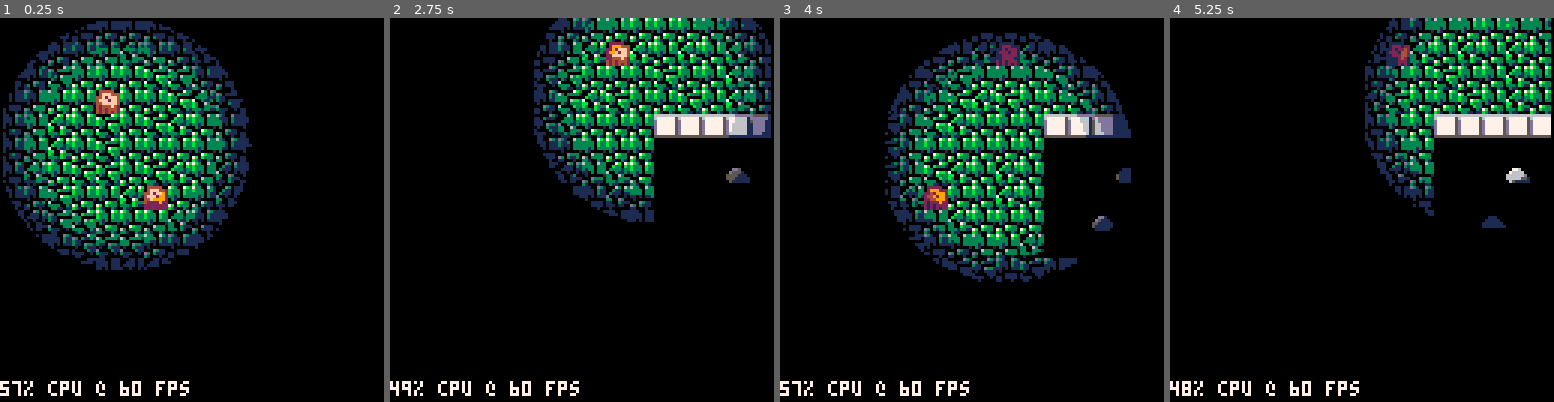
Above: before the commit, frames 1-4 (left to right).
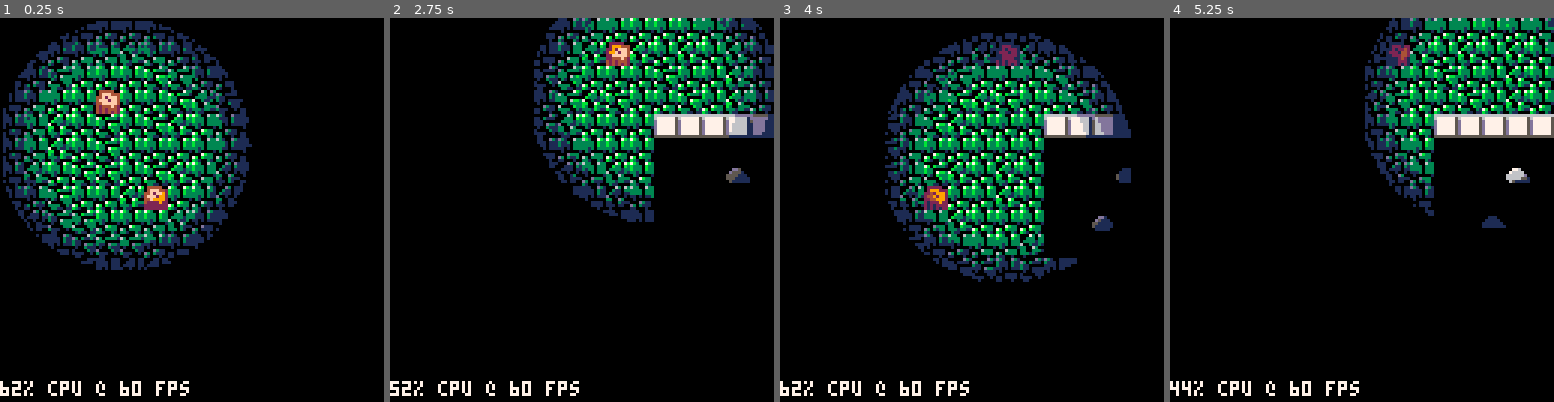
Above: after the commit, the same moments.

Repository: bardunbar/pico8-projects
Game: PICO-8 cartridge carts/tremble/tremble.p8
Two runs of this game, one before a commit and one after it. Both use one fixed random seed, a clock stepped at 60 frames per second and the inputs below.
Inputs:
- Up to frame 1 (0.25 s): no input
- Up to frame 2 (2.75 s): hold Right 1.6-2.1 s; hold Up 2.15-2.42 s; hold Right from 2.47 s (still down)
- Up to frame 3 (4 s): release Right at 3.03 s; hold Left 3.08-3.58 s; hold Down 3.63-3.97 s
- Up to frame 4 (5.25 s): hold Right 4.02-4.68 s; hold Up 4.73-5.03 s; hold Left from 5.08 s (still down)

The runs differ from the first frame. In frame 1, less than 0.1% of the frame differs, in the area x 0-6%, y 94-99%; in frame 2, 0.2%; in frame 3, less than 0.1%; in frame 4, 0.2%, in the area x 3-100%, y 0-99%.

Commit message:
Latest light updates

Diff:
--- a/carts/tremble/tremble.p8
+++ b/carts/tremble/tremble.p8
@@ -100,36 +100,66 @@
 brkpts={}
 
 function gen_fill_light(light_x, light_y, brightness)
-  local l_brightness, fills = brightness, light_fills
+  local l_brightness, fills = brightness * brightness, light_fills
   return function(sx, ex, y)
     -- Transform the coordinates into the light's frame
     local lsx, lex, ly = sx - light_x, ex - light_x, y - light_y
     -- Per line flicker (TODO)
-    local b = l_brightness
+    local b = l_brightness --* (rnd(0.16) + 0.92)
 
     local brightest_level = 1
     local y_sqr = ly * ly
-    for level = 5, 1, -1 do
-      local l_range = light_range[level]
-      local x_sqr = l_range - y_sqr
-      if x_sqr > 0 then
-        brkpts[level] = _sqrt[x_sqr]
-      else
-        brightest_level = level + 1
+    local s_range, e_range = y_sqr + (lsx * lsx), y_sqr + (lex * lex)
+    local lv_start, lv_end
+
+    -- Find the start and end light levels for the start and end of the line
+    for level = 5, 0, -1 do
+      local r = (light_range[level] * b) & 0xffff
+      if not lv_start and s_range >= r then
+        lv_start = level + 1
+        if (lv_end) break
+      end
+      if not lv_end and e_range >= r then
+        lv_end = level + 1
+        if (lv_start) break
+      end
+    end
+
+    local low_level, high_level = 1, max(lv_start, lv_end)
+    local m = max(sx - light_x, light_x - ex)
+    for level = high_level - 1, 1, -1 do
+    -- for level = 5, 1, -1 do
+      local band_range = (light_range[level] * b) & 0xffff
+      local x_sqr = band_range - y_sqr
+      local brp = _sqrt[x_sqr]
+      brkpts[level] = brp
+      if not brp or brp < m then
+        low_level = level + 1
         break
       end
     end
 
+    -- for level = 5, 1, -1 do
+    --   local l_range = light_range[level]
+    --   local x_sqr = l_range - y_sqr
+    --   if x_sqr > 0 then
+    --     brkpts[level] = _sqrt[x_sqr]
+    --   else
+    --     brightest_level = level + 1
+    --     break
+    --   end
+    -- end
+
     local x_fill_start = sx
     local x_fill_end
-    local start_level, end_level = 6, 6
-    for level = start_level, brightest_level + 1, -1 do
+    local start_level, end_level = lv_start, lv_end
+    for level = start_level, low_level + 1, -1 do
       x_fill_end = light_x - brkpts[level - 1]
       fills[level](x_fill_start, x_fill_end - 1, y)
       x_fill_start = x_fill_end
     end
 
-    for level = brightest_level, end_level - 1 do
+    for level = low_level, end_level - 1 do
       x_fill_end = light_x + brkpts[level]
       fills[level](x_fill_start, x_fill_end - 1, y)
       x_fill_start = x_fill_end
@@ -154,6 +184,7 @@
   26 * 42, 34 * 42,
   42 * 42
 }
+light_range[0] = -1000
 
 -- light_fills = {
 --   gen_fill_color(7), --fill_none,        -- Max light level, do nothing
